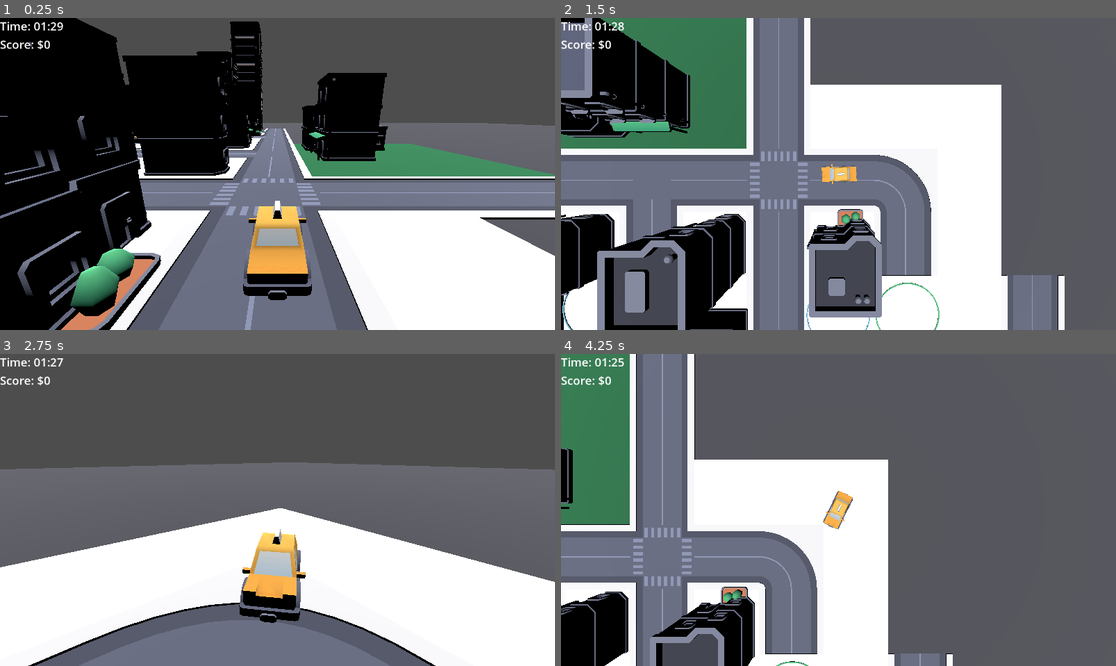
Above: before the commit, frames 1-4 (two rows, left to right).
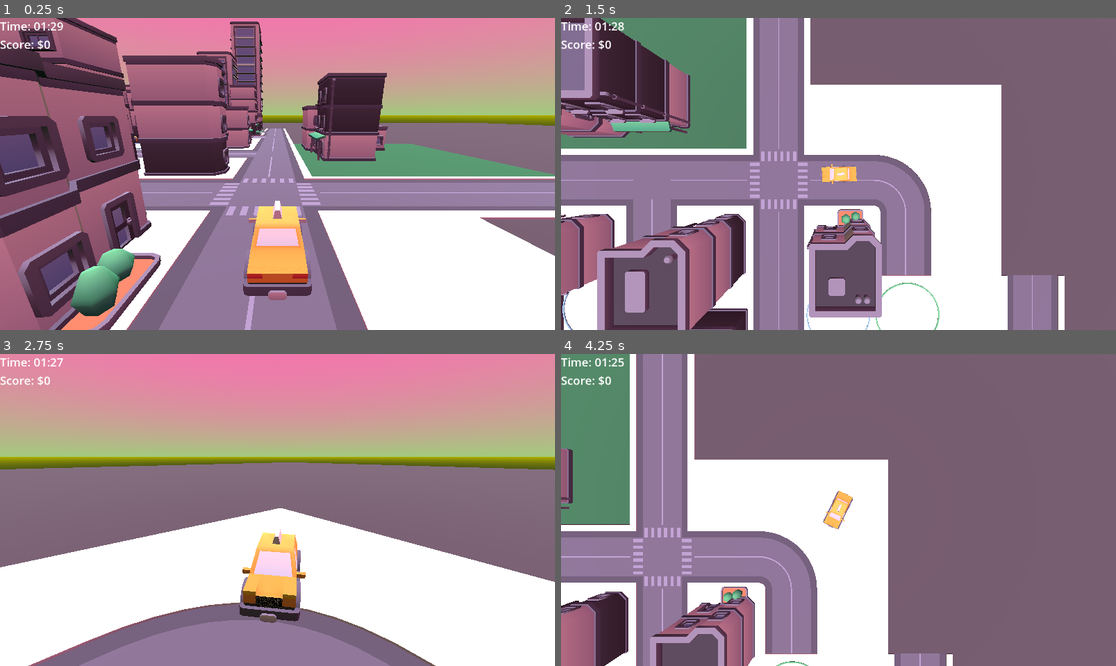
Above: after the commit, the same moments.

Repository: lampealex888/delivery-driver
Game: Godot game, scene res://scenes/levels/level_one.tscn
Same seed, same stepped clock (60 frames per second), same inputs: the game is played once before the commit and once after it. The project has no main scene, so this scene is started directly.
Inputs:
- Up to frame 1 (0.25 s): no input
- Up to frame 2 (1.5 s): hold D (turn_right) 0.53-1.28 s; hold C (cycle_camera) 0.53-1.28 s; hold S (reverse) from 1.28 s (still down); tap C (cycle_camera) at 1.35 s
- Up to frame 3 (2.75 s): release S (reverse) at 2.03 s; hold D (turn_right) from 2.03 s (still down); hold C (cycle_camera) from 2.03 s (still down)
- Up to frame 4 (4.25 s): release D (turn_right) at 2.78 s; release C (cycle_camera) at 2.78 s; hold W (accelerate) 2.78-3.53 s; tap C (cycle_camera) at 2.85 s; hold A (turn_left) from 3.53 s (still down); hold C (cycle_camera) from 3.53 s (still down)

The runs differ from the first frame. In frame 1, 81% of the frame differs, in the area x 0-100%, y 0-100%; in frame 2, 76%; in frame 3, 70%; in frame 4, 82%.

Commit message:
Simplify code, add skybox

Diff:
--- a/scenes/levels/level_one.tscn
+++ b/scenes/levels/level_one.tscn
@@ -27,6 +27,19 @@
 [ext_resource type="PackedScene" uid="uid://bgn4srqmsvu67" path="res://scenes/mechanics/passenger_spawn_point.tscn" id="24_7me8y"]
 [ext_resource type="PackedScene" uid="uid://dyywp583ng84c" path="res://scenes/ui/hud.tscn" id="26_2oc46"]
 
+[sub_resource type="ProceduralSkyMaterial" id="ProceduralSkyMaterial_2oc46"]
+sky_top_color = Color(1, 0.411765, 0.705882, 1)
+sky_horizon_color = Color(0.637792, 0.793114, 0.490363, 1)
+ground_bottom_color = Color(0.133143, 0.192876, 0.133745, 1)
+ground_horizon_color = Color(0.705113, 0.705113, 3.85046e-07, 1)
+
+[sub_resource type="Sky" id="Sky_rr72q"]
+sky_material = SubResource("ProceduralSkyMaterial_2oc46")
+
+[sub_resource type="Environment" id="Environment_2oc46"]
+background_mode = 2
+sky = SubResource("Sky_rr72q")
+
 [sub_resource type="BoxMesh" id="BoxMesh_63ct5"]
 size = Vector3(200, 1, 200)
 
@@ -37,6 +50,9 @@
 size = Vector3(200, 1, 200)
 
 [node name="LevelOne" type="Node3D"]
+
+[node name="WorldEnvironment" type="WorldEnvironment" parent="."]
+environment = SubResource("Environment_2oc46")
 
 [node name="Ground" type="StaticBody3D" parent="."]
 transform = Transform3D(1, 0, 0, 0, 1, 0, 0, 0, 1, 0, -0.1, 0)
@@ -145,6 +161,16 @@
 passenger_scene = ExtResource("21_x3kkr")
 arrow_scene = ExtResource("23_hwqpy")
 
+[node name="SpawnTimer" type="Timer" parent="PassengerManager"]
+wait_time = 8.0
+
+[node name="GameTimer" type="Timer" parent="PassengerManager"]
+wait_time = 90.0
+one_shot = true
+
+[node name="DeliveryCheckTimer" type="Timer" parent="PassengerManager"]
+wait_time = 0.5
+
 [node name="GameplayElements" type="Node3D" parent="."]
 
 [node name="Destinations" type="Node3D" parent="GameplayElements"]
--- a/scenes/mechanics/destination_arrow.tscn
+++ b/scenes/mechanics/destination_arrow.tscn
@@ -46,3 +46,6 @@
 offset_bottom = 11.5
 grow_horizontal = 2
 grow_vertical = 2
+
+[node name="UpdateTimer" type="Timer" parent="."]
+wait_time = 0.1
--- a/scenes/npcs/passenger.tscn
+++ b/scenes/npcs/passenger.tscn
@@ -1852,17 +1852,17 @@
 &"wheelchair-sit": SubResource("Animation_0utjp")
 }
 
-[sub_resource type="BoxShape3D" id="BoxShape3D_f1xvd"]
+[sub_resource type="BoxShape3D" id="BoxShape3D_q7tn8"]
 size = Vector3(0.658066, 1.104, 0.335388)
 
-[sub_resource type="CylinderShape3D" id="CylinderShape3D_a173a"]
+[sub_resource type="CylinderShape3D" id="CylinderShape3D_aiq60"]
 height = 2.25045
 radius = 3.37061
 
-[sub_resource type="ViewportTexture" id="ViewportTexture_jtq1q"]
-viewport_path = NodePath("SubViewport")
-
-[node name="CharacterBody3D" type="CharacterBody3D"]
+[sub_resource type="ViewportTexture" id="ViewportTexture_kva30"]
+viewport_path = NodePath("RigidBody3D/SubViewport")
+
+[node name="Passenger" type="CharacterBody3D"]
 script = ExtResource("1_jtq1q")
 
 [node name="UICanvas" type="CanvasLayer" parent="."]
@@ -1874,56 +1874,56 @@
 
 [node name="leg-left" type="MeshInstance3D" parent="character-q/root"]
 transform = Transform3D(1, 0, 0, 0, 1, 0, 0, 0, 1, 0.2, 1, 2.03489e-14)
-mesh = SubResource("ArrayMesh_p8rqd")
+mesh = SubResource("ArrayMesh_m1fdv")
 skeleton = NodePath("")
 
 [node name="leg-right" type="MeshInstance3D" parent="character-q/root"]
 transform = Transform3D(1, 0, 0, 0, 1, 0, 0, 0, 1, -0.2, 1, 2.18378e-14)
-mesh = SubResource("ArrayMesh_jtq1q")
+mesh = SubResource("ArrayMesh_mnbhr")
 skeleton = NodePath("")
 
 [node name="torso" type="MeshInstance3D" parent="character-q/root"]
 transform = Transform3D(1, 0, 0, 0, 1, 0, 0, 0, 1, 0, 0.7, 0)
-mesh = SubResource("ArrayMesh_lvdol")
+mesh = SubResource("ArrayMesh_4q43d")
 skeleton = NodePath("")
 
 [node name="arm-left" type="MeshInstance3D" parent="character-q/root/torso"]
 transform = Transform3D(1, 0, 0, 0, 1, 0, 0, 0, 1, 0.4, 1.1, -0.0999999)
-mesh = SubResource("ArrayMesh_qvyc5")
+mesh = SubResource("ArrayMesh_irkgh")
 skeleton = NodePath("")
 
 [node name="arm-right" type="MeshInstance3D" parent="character-q/root/torso"]
 transform = Transform3D(1, 0, 0, 0, 1, 0, 0, 0, 1, -0.4, 1.1, -0.0999999)
-mesh = SubResource("ArrayMesh_hp4y0")
+mesh = SubResource("ArrayMesh_5jmjq")
 skeleton = NodePath("")
 
 [node name="head" type="MeshInstance3D" parent="character-q/root/torso"]
 transform = Transform3D(0.1, 0, 0, 0, 0.1, 0, 0, 0, 0.1, 0, 1.2, 0)
-mesh = SubResource("ArrayMesh_1reys")
+mesh = SubResource("ArrayMesh_ikaal")
 skeleton = NodePath("")
 
 [node name="AnimationPlayer" type="AnimationPlayer" parent="character-q"]
-root_node = NodePath("../../../..")
+root_node = NodePath("../../../../..")
 libraries = {
 &"": SubResource("AnimationLibrary_1bm5g")
 }
 
 [node name="CollisionShape3D" type="CollisionShape3D" parent="."]
 transform = Transform3D(1, 0, 0, 0, 1, 0, 0, 0, 1, 0.0013504, 0.550537, 0.00161743)
-shape = SubResource("BoxShape3D_f1xvd")
+shape = SubResource("BoxShape3D_q7tn8")
 
 [node name="PickupArea" type="Area3D" parent="."]
 
 [node name="CollisionShape3D" type="CollisionShape3D" parent="PickupArea"]
 transform = Transform3D(1, 0, 0, 0, 1, 0, 0, 0, 1, 0, 0.890758, 0)
-shape = SubResource("CylinderShape3D_a173a")
+shape = SubResource("CylinderShape3D_aiq60")
 
 [node name="Camera3D" type="Camera3D" parent="."]
 transform = Transform3D(1, 0, 0, 0, 1, 0, 0, 0, 1, 0, 1.17375, 4.37783)
 
 [node name="Sprite3D" type="Sprite3D" parent="."]
 transform = Transform3D(1, 0, 0, 0, 1, 0, 0, 0, 1, 0, 0.996904, 0)
-texture = SubResource("ViewportTexture_jtq1q")
+texture = SubResource("ViewportTexture_kva30")
 
 [node name="SubViewport" type="SubViewport" parent="."]
 transparent_bg = true
@@ -1955,3 +1955,7 @@
 [node name="PickupPrompt" type="Label" parent="SubViewport/Control/VBoxContainer"]
 layout_mode = 2
 horizontal_alignment = 1
+
+[node name="PatienceTimer" type="Timer" parent="."]
+wait_time = 30.0
+one_shot = true
--- a/scripts/destination_arrow.gd
+++ b/scripts/destination_arrow.gd
@@ -12,23 +12,24 @@
 @export var target_position := Vector3.ZERO
 @export var follow_target: Node3D
 
-# References to the arrow parts (will be set in editor)
+# References to the arrow parts
 @onready var arrow_head: MeshInstance3D = $ArrowHead
 @onready var arrow_shaft: MeshInstance3D = $ArrowShaft
 @onready var distance_label: Label = $SubViewport/Control/DistanceLabel
+@onready var update_timer: Timer = $UpdateTimer
 
 var head_material: StandardMaterial3D
 var shaft_material: StandardMaterial3D
 
 func _ready() -> void:
 	_setup_materials()
+	_setup_timer()
 
-func _process(_delta: float) -> void:
-	if follow_target:
-		_update_arrow_position()
-		_update_arrow_rotation()
-		_update_arrow_color()
-		_update_distance_display()
+func _setup_timer() -> void:
+	# Update arrow every 0.1 seconds instead of every frame
+	update_timer.wait_time = 0.1
+	update_timer.timeout.connect(_update_arrow)
+	update_timer.start()
 
 func _setup_materials() -> void:
 	# Create materials for both arrow parts
@@ -50,10 +51,16 @@
 	if arrow_shaft:
 		arrow_shaft.material_override = shaft_material
 
-func _update_arrow_position() -> void:
+func _update_arrow() -> void:
 	if not follow_target:
 		return
 
+	_update_arrow_position()
+	_update_arrow_rotation()
+	_update_arrow_color()
+	_update_distance_display()
+
+func _update_arrow_position() -> void:
 	# Position arrow directly above the car
 	var car_pos := follow_target.global_position
 	global_position = car_pos + Vector3.UP * ARROW_HEIGHT
@@ -64,8 +71,6 @@
 
 	# Point arrow toward destination
 	var direction := (target_position - global_position).normalized()
-
-	# Use look_at to orient the arrow
 	look_at(global_position - direction, Vector3.UP)
 
 func _update_arrow_color() -> void:
--- a/scripts/destination_point.gd
+++ b/scripts/destination_point.gd
@@ -1,4 +1,7 @@
 extends Node3D
 class_name DestinationPoint
 
-@export var destination_name: String = "Unknown Location"
+@export var destination_name: String = "Unknown Destination"
+
+func get_destination_name() -> String:
+	return destination_name
--- a/scripts/game.gd
+++ b/scripts/game.gd
@@ -16,7 +16,6 @@
 var building_names: Array[String] = []
 var active_passengers: Array[Passenger] = []
 var destination_arrow: DestinationArrow
-var spawn_timer := 0.0
 var player_car: VehicleBody3D
 var spawn_point_nodes: Array[Node3D] = []
 var destination_point_nodes: Array[Node3D] = []
@@ -25,6 +24,11 @@
 var game_timer := GAME_TIME
 var game_active := true
 var total_score := 0
+
+# Timer nodes
+@onready var spawn_timer: Timer = $SpawnTimer
+@onready var game_timer_node: Timer = $GameTimer
+@onready var delivery_check_timer: Timer = $DeliveryCheckTimer
 
 signal passenger_spawned(passenger: Passenger)
 signal passenger_completed(tip: int)
@@ -34,9 +38,9 @@
 signal time_extended(amount: float)
 
 func _ready() -> void:
+	_setup_timers()
 	_find_player_car()
 	_setup_points()
-	spawn_timer = SPAWN_INTERVAL
 
 	# Initialize timer system
 	game_timer = GAME_TIME
@@ -44,29 +48,36 @@
 	total_score = 0
 	timer_updated.emit(game_timer)
 
+func _setup_timers() -> void:
+	# Setup spawn timer
+	spawn_timer.wait_time = SPAWN_INTERVAL
+	spawn_timer.timeout.connect(_on_spawn_timer_timeout)
+	spawn_timer.start()
+
+	# Setup game timer
+	game_timer_node.wait_time = GAME_TIME
+	game_timer_node.timeout.connect(_on_game_timer_timeout)
+	game_timer_node.start()
+
+	# Setup delivery check timer (check every 0.5 seconds instead of every frame)
+	delivery_check_timer.wait_time = 0.5
+	delivery_check_timer.timeout.connect(_check_deliveries)
+	delivery_check_timer.start()
+
+func _on_spawn_timer_timeout() -> void:
+	if game_active and active_passengers.size() < MAX_PASSENGERS:
+		_spawn_passenger()
+
+func _on_game_timer_timeout() -> void:
+	_end_game()
 
 func _physics_process(delta: float) -> void:
 	if not game_active:
 		return
 
-	# Update game timer
-	game_timer -= delta
+	# Update game timer display
+	game_timer = game_timer_node.time_left
 	timer_updated.emit(game_timer)
-
-	# Check for game over
-	if game_timer <= 0.0:
-		_end_game()
-		return
-
-	# Spawn passengers
-	spawn_timer -= delta
-
-	if spawn_timer <= 0.0 and active_passengers.size() < MAX_PASSENGERS:
-		_spawn_passenger()
-		spawn_timer = SPAWN_INTERVAL
-
-	_check_deliveries()
-
 
 func _find_player_car() -> void:
 	player_car = get_tree().get_first_node_in_group(&"player_car")
@@ -175,7 +186,7 @@
 
 
 func _check_deliveries() -> void:
-	if not player_car:
+	if not player_car or not game_active:
 		return
 
 	var passenger_in_car := _get_passenger_in_car()
@@ -203,7 +214,7 @@
 	_create_destination_arrow(passenger)
 
 	# Add time bonus for picking up passenger
-	game_timer += PICKUP_TIME_BONUS
+	game_timer_node.wait_time += PICKUP_TIME_BONUS
 	time_extended.emit(PICKUP_TIME_BONUS)
 	print("Time extended by ", PICKUP_TIME_BONUS, " seconds! Time remaining: ", game_timer)
 
@@ -215,7 +226,7 @@
 
 	# Add score and time bonus for successful delivery
 	total_score += tip
-	game_timer += DELIVERY_TIME_BONUS
+	game_timer_node.wait_time += DELIVERY_TIME_BONUS
 	time_extended.emit(DELIVERY_TIME_BONUS)
 	print("Delivery bonus! +$", tip, " score, +", DELIVERY_TIME_BONUS, " seconds. Total score: $", total_score)
 
@@ -249,12 +260,14 @@
 
 func _end_game() -> void:
 	game_active = false
+	spawn_timer.stop()
+	delivery_check_timer.stop()
 	game_over.emit(total_score)
 	print("Game Over! Final Score: $", total_score)
 
 # Timer system helper functions
 func get_time_remaining() -> float:
-	return game_timer
+	return game_timer_node.time_left
 
 func get_total_score() -> int:
 	return total_score
@@ -267,6 +280,12 @@
 	game_active = true
 	total_score = 0
 
+	# Reset timers
+	game_timer_node.wait_time = GAME_TIME
+	game_timer_node.start()
+	spawn_timer.start()
+	delivery_check_timer.start()
+
 	# Clear existing passengers
 	for passenger in active_passengers:
 		passenger.queue_free()
@@ -275,8 +294,5 @@
 	# Clear destination arrow
 	_destroy_destination_arrow()
 
-	# Reset spawn timer
-	spawn_timer = SPAWN_INTERVAL
-
 	timer_updated.emit(game_timer)
 	print("Game restarted! Time: ", game_timer, " seconds")
--- a/scripts/passenger.gd
+++ b/scripts/passenger.gd
@@ -21,7 +21,6 @@
 var state := State.WAITING
 var destination_position := Vector3.ZERO
 var destination_building_name := ""
-var patience_timer := PATIENCE_TIME
 var is_in_pickup_range := false
 var player_car: VehicleBody3D
 var walking_target: Vector3
@@ -32,17 +31,39 @@
 @onready var patience_bar: ProgressBar = $SubViewport/Control/VBoxContainer/PatienceBar
 @onready var destination_label: Label = $SubViewport/Control/VBoxContainer/DestinationLabel
 @onready var pickup_prompt: Label = $SubViewport/Control/VBoxContainer/PickupPrompt
+@onready var patience_timer: Timer = $PatienceTimer
 
 signal passenger_picked_up(passenger: Passenger)
 signal passenger_delivered(passenger: Passenger, tip: int)
 signal passenger_timeout(passenger: Passenger)
 
 func _ready() -> void:
+	_setup_timers()
 	_setup_ui()
 	_connect_signals()
-	patience_timer = PATIENCE_TIME * impatience_factor
 	original_position = global_position
 	_find_player_car()
+
+func _setup_timers() -> void:
+	# Setup patience timer
+	patience_timer.wait_time = PATIENCE_TIME * impatience_factor
+	patience_timer.timeout.connect(_on_patience_timeout)
+	patience_timer.start()
+
+	# Setup timer to update patience bar
+	var update_timer = Timer.new()
+	update_timer.wait_time = 0.1  # Update every 0.1 seconds
+	update_timer.timeout.connect(_update_patience_bar)
+	update_timer.start()
+	add_child(update_timer)
+
+func _update_patience_bar() -> void:
+	if patience_bar and patience_timer:
+		patience_bar.value = patience_timer.time_left
+		_update_patience_visual()
+
+func _on_patience_timeout() -> void:
+	_timeout()
 
 func _find_player_car() -> void:
 	var cars = get_tree().get_nodes_in_group("player_car")
@@ -79,14 +100,6 @@
 	pickup_area.body_exited.connect(_on_pickup_area_exited)
 
 func _handle_waiting_state(delta: float) -> void:
-	patience_timer -= delta
-	patience_bar.value = patience_timer
-
-	_update_patience_visual()
-
-	if patience_timer <= 0.0:
-		_timeout()
-
 	# Check if car is stopped nearby
 	if player_car and is_in_pickup_range:
 		var car_speed = player_car.linear_velocity.length()
@@ -140,7 +153,7 @@
 	print("Passenger picked up automatically!")
 
 func _update_patience_visual() -> void:
-	var patience_ratio := patience_timer / PATIENCE_TIME
+	var patience_ratio := patience_timer.time_left / (PATIENCE_TIME * impatience_factor)
 
 	if patience_ratio > 0.6:
 		patience_bar.modulate = Color.GREEN
@@ -164,7 +177,7 @@
 	state = State.DELIVERED
 
 	# Calculate tip based on remaining patience
-	var time_bonus := int(patience_timer * 2.0)
+	var time_bonus := int(patience_timer.time_left * 2.0)
 	var total_tip := BASE_TIP + time_bonus
 
 	passenger_delivered.emit(self, total_tip)
--- a/scripts/vehicle.gd
+++ b/scripts/vehicle.gd
@@ -8,44 +8,29 @@
 
 var previous_speed := linear_velocity.length()
 var _steer_target := 0.0
-var passenger_manager: PassengerManager
-var current_passenger: Passenger
 
 @onready var desired_engine_pitch: float = $EngineSound.pitch_scale
 
 func _ready() -> void:
-	_setup_passenger_system()
-
-
-func _setup_passenger_system() -> void:
 	add_to_group(&"player_car")
-	passenger_manager = get_tree().get_first_node_in_group(&"passenger_manager")
-	if not passenger_manager:
-		push_warning("No PassengerManager found")
-
 
 func _physics_process(delta: float):
-	# var fwd_mps := (linear_velocity * transform.basis).x
-
 	_steer_target = Input.get_axis(&"turn_right", &"turn_left")
 	_steer_target *= STEER_LIMIT
 
-	# Engine sound simulation (not realistic, as this car script has no notion of gear or engine RPM).
+	# Engine sound simulation
 	desired_engine_pitch = 0.05 + linear_velocity.length() / (engine_force_value * 0.5)
-	# Change pitch smoothly to avoid abrupt change on collision.
 	$EngineSound.pitch_scale = lerpf($EngineSound.pitch_scale, desired_engine_pitch, 0.2)
 
 	if abs(linear_velocity.length() - previous_speed) > 1.0:
-		# Sudden velocity change, likely due to a collision. Play an impact sound to give audible feedback,
-		# and vibrate for haptic feedback.
+		# Sudden velocity change, likely due to a collision
 		$ImpactSound.play()
 		Input.vibrate_handheld(100)
 		for joypad in Input.get_connected_joypads():
 			Input.start_joy_vibration(joypad, 0.0, 0.5, 0.1)
 
-	# Automatically accelerate when using touch controls (reversing overrides acceleration).
+	# Handle acceleration
 	if DisplayServer.is_touchscreen_available() or Input.is_action_pressed(&"accelerate"):
-		# Increase engine force at low speeds to make the initial acceleration faster.
 		var speed := linear_velocity.length()
 		if speed < 5.0 and not is_zero_approx(speed):
 			engine_force = clampf(engine_force_value * 5.0 / speed, 0.0, 100.0)
@@ -53,28 +38,19 @@
 			engine_force = engine_force_value
 
 		if not DisplayServer.is_touchscreen_available():
-			# Apply analog throttle factor for more subtle acceleration if not fully holding down the trigger.
 			engine_force *= Input.get_action_strength(&"accelerate")
 	else:
 		engine_force = 0.0
 
+	# Handle braking/reversing
 	if Input.is_action_pressed(&"reverse"):
-		# Increase engine force at low speeds to make the initial reversing faster.
 		var speed := linear_velocity.length()
 		if speed < 5.0 and not is_zero_approx(speed):
 			engine_force = -clampf(engine_force_value * BRAKE_STRENGTH * 5.0 / speed, 0.0, 100.0)
 		else:
 			engine_force = -engine_force_value * BRAKE_STRENGTH
 
-		# Apply analog brake factor for more subtle braking if not fully holding down the trigger.
 		engine_force *= Input.get_action_strength(&"reverse")
 
 	steering = move_toward(steering, _steer_target, STEER_SPEED * delta)
-
 	previous_speed = linear_velocity.length()
-	_handle_passenger_system(delta)
-
-# Add this to your _physics_process function (after your existing movement code)
-func _handle_passenger_system(_delta: float) -> void:
-	if passenger_manager:
-		current_passenger = passenger_manager._get_passenger_in_car()
Not shown: 1 places in scenes/levels/level_one.tscn that only renumber resources
Not shown: 6 places in scenes/npcs/passenger.tscn that only renumber resources
